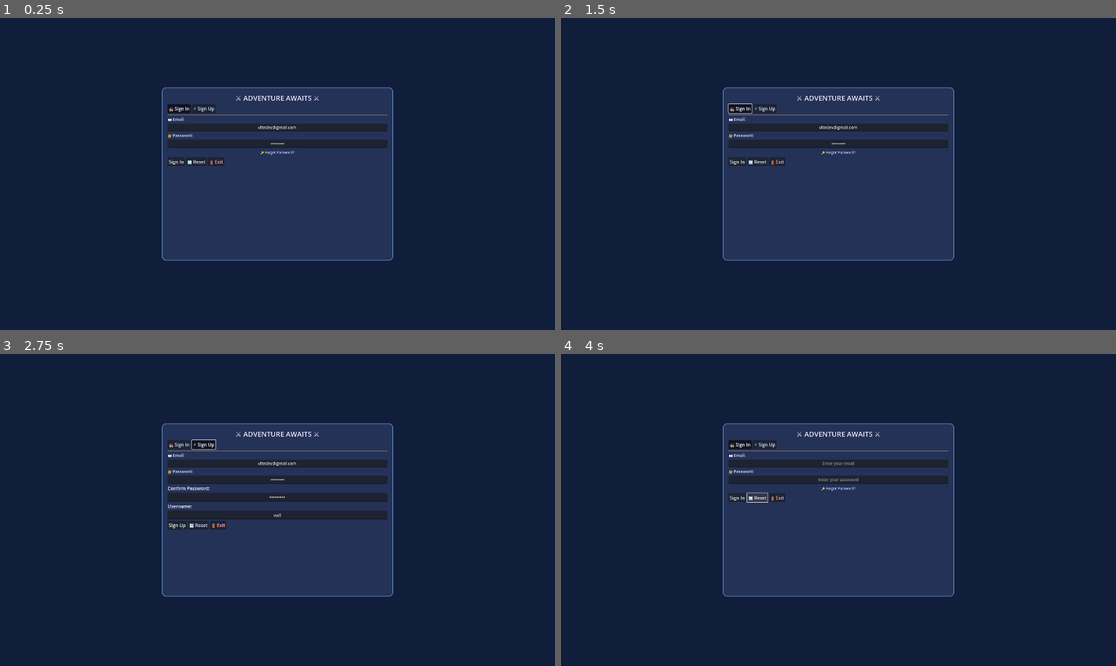
Above: before the commit, frames 1-4 (two rows, left to right).
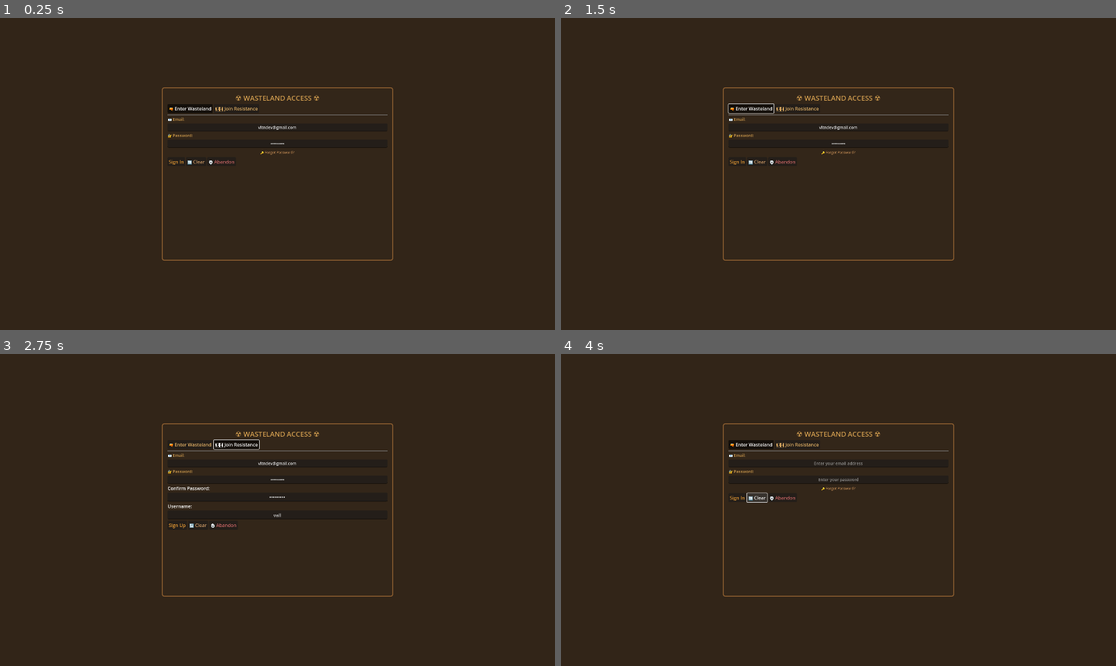
Above: after the commit, the same moments.

Repository: kreanimator/Godot_AWS_Client
Game: Godot game, scene res://scenes/UI/auth_screen.tscn
Two runs of this game, one before a commit and one after it. Both use one fixed random seed, a clock stepped at 60 frames per second and the inputs below.
Inputs:
- Up to frame 1 (0.25 s): no input
- Up to frame 2 (1.5 s): click "🏰 Sign In" (after the commit: "🔫 Enter Wasteland") at 0.5 s; click "🏰 Sign In" (after the commit: "🔫 Enter Wasteland") at 1.25 s
- Up to frame 3 (2.75 s): click "⚡ Sign Up" (after the commit: "🏗️ Join Resistance") at 2 s
- Up to frame 4 (4 s): click "Sign Up" at 2.75 s; click "🔄 Reset" (after the commit: "🔄 Clear") at 3.5 s

The runs differ from the first frame. In frame 1, 100% of the frame differs, in the area x 0-100%, y 0-100%; in frame 2, 100%; in frame 3, 100%; in frame 4, 100%.

Commit message:
Restyling

Diff:
--- a/scenes/UI/auth_screen.tscn
+++ b/scenes/UI/auth_screen.tscn
@@ -3,16 +3,16 @@
 [ext_resource type="Script" uid="uid://wwpoi3g4rgm4" path="res://scripts/auth_screen.gd" id="1_0x1y2"]
 
 [sub_resource type="StyleBoxFlat" id="StyleBoxFlat_1"]
-bg_color = Color(0.15, 0.2, 0.35, 0.95)
-border_width_left = 2
-border_width_top = 2
-border_width_right = 2
-border_width_bottom = 2
-border_color = Color(0.4, 0.6, 0.8, 1)
-corner_radius_top_left = 15
-corner_radius_top_right = 15
-corner_radius_bottom_right = 15
-corner_radius_bottom_left = 15
+bg_color = Color(0.2, 0.15, 0.1, 0.95)
+border_width_left = 3
+border_width_top = 3
+border_width_right = 3
+border_width_bottom = 3
+border_color = Color(0.6, 0.4, 0.2, 1)
+corner_radius_top_left = 8
+corner_radius_top_right = 8
+corner_radius_bottom_right = 8
+corner_radius_bottom_left = 8
 
 [node name="AuthScreen" type="Control"]
 layout_mode = 3
@@ -30,7 +30,7 @@
 anchor_bottom = 1.0
 grow_horizontal = 2
 grow_vertical = 2
-color = Color(0.05, 0.1, 0.2, 1)
+color = Color(0.15, 0.1, 0.05, 1)
 
 [node name="BackgroundPattern" type="ColorRect" parent="."]
 layout_mode = 1
@@ -39,7 +39,16 @@
 anchor_bottom = 1.0
 grow_horizontal = 2
 grow_vertical = 2
-color = Color(0.1, 0.15, 0.3, 0.3)
+color = Color(0.2, 0.15, 0.1, 0.4)
+
+[node name="DustOverlay" type="ColorRect" parent="."]
+layout_mode = 1
+anchors_preset = 15
+anchor_right = 1.0
+anchor_bottom = 1.0
+grow_horizontal = 2
+grow_vertical = 2
+color = Color(0.3, 0.25, 0.2, 0.2)
 
 [node name="AuthPanel" type="Panel" parent="."]
 layout_mode = 1
@@ -70,11 +79,11 @@
 
 [node name="Header" type="Label" parent="AuthPanel/VBoxContainer"]
 layout_mode = 2
-text = "⚔️ ADVENTURE AWAITS ⚔️"
+text = "☢️ WASTELAND ACCESS ☢️"
 horizontal_alignment = 1
 vertical_alignment = 1
 theme_override_font_sizes/font_size = 24
-theme_override_colors/font_color = Color(0.9, 0.9, 1, 1)
+theme_override_colors/font_color = Color(0.8, 0.6, 0.3, 1)
 
 [node name="ModeToggle" type="HBoxContainer" parent="AuthPanel/VBoxContainer"]
 layout_mode = 2
@@ -83,16 +92,16 @@
 layout_mode = 2
 toggle_mode = true
 button_pressed = true
-text = "🏰 Sign In"
-theme_override_font_sizes/font_size = 16
-theme_override_colors/font_color = Color(0.8, 0.9, 1, 1)
+text = "🔫 Enter Wasteland"
+theme_override_font_sizes/font_size = 16
+theme_override_colors/font_color = Color(0.9, 0.7, 0.4, 1)
 
 [node name="SignUpTab" type="Button" parent="AuthPanel/VBoxContainer/ModeToggle"]
 layout_mode = 2
 toggle_mode = true
-text = "⚡ Sign Up"
-theme_override_font_sizes/font_size = 16
-theme_override_colors/font_color = Color(0.8, 0.9, 1, 1)
+text = "🏗️ Join Resistance"
+theme_override_font_sizes/font_size = 16
+theme_override_colors/font_color = Color(0.9, 0.7, 0.4, 1)
 
 [node name="HSeparator" type="HSeparator" parent="AuthPanel/VBoxContainer"]
 layout_mode = 2
@@ -104,11 +113,11 @@
 layout_mode = 2
 text = "📧 Email:"
 theme_override_font_sizes/font_size = 14
-theme_override_colors/font_color = Color(0.9, 0.9, 1, 1)
+theme_override_colors/font_color = Color(0.8, 0.6, 0.3, 1)
 
 [node name="Email" type="LineEdit" parent="AuthPanel/VBoxContainer/FormContainer"]
 layout_mode = 2
-placeholder_text = "Enter your email"
+placeholder_text = "Enter your email address"
 alignment = 1
 theme_override_font_sizes/font_size = 14
 
@@ -116,7 +125,7 @@
 layout_mode = 2
 text = "🔐 Password:"
 theme_override_font_sizes/font_size = 14
-theme_override_colors/font_color = Color(0.9, 0.9, 1, 1)
+theme_override_colors/font_color = Color(0.8, 0.6, 0.3, 1)
 
 [node name="Password" type="LineEdit" parent="AuthPanel/VBoxContainer/FormContainer"]
 layout_mode = 2
@@ -129,7 +138,7 @@
 layout_mode = 2
 text = "🔑 Forgot Password?"
 theme_override_font_sizes/font_size = 12
-theme_override_colors/font_color = Color(0.8, 0.8, 1, 1)
+theme_override_colors/font_color = Color(0.7, 0.5, 0.3, 1)
 flat = true
 
 [node name="ConfirmPasswordLabel" type="Label" parent="AuthPanel/VBoxContainer/FormContainer"]
@@ -166,26 +175,26 @@
 
 [node name="SubmitButton" type="Button" parent="AuthPanel/VBoxContainer/ButtonContainer"]
 layout_mode = 2
-text = "⚔️ Enter Adventure"
-theme_override_font_sizes/font_size = 16
-theme_override_colors/font_color = Color(0.9, 1, 0.9, 1)
+text = "☢️ Enter Wasteland"
+theme_override_font_sizes/font_size = 16
+theme_override_colors/font_color = Color(0.9, 0.6, 0.2, 1)
 
 [node name="CancelButton" type="Button" parent="AuthPanel/VBoxContainer/ButtonContainer"]
 layout_mode = 2
-text = "🔄 Reset"
-theme_override_font_sizes/font_size = 16
-theme_override_colors/font_color = Color(0.9, 0.9, 1, 1)
+text = "🔄 Clear"
+theme_override_font_sizes/font_size = 16
+theme_override_colors/font_color = Color(0.8, 0.6, 0.4, 1)
 
 [node name="ExitButton" type="Button" parent="AuthPanel/VBoxContainer/ButtonContainer"]
 layout_mode = 2
-text = "🚪 Exit"
-theme_override_font_sizes/font_size = 16
-theme_override_colors/font_color = Color(1, 0.7, 0.7, 1)
+text = "💀 Abandon"
+theme_override_font_sizes/font_size = 16
+theme_override_colors/font_color = Color(0.8, 0.4, 0.4, 1)
 
 [node name="LoadingLabel" type="Label" parent="AuthPanel/VBoxContainer"]
 visible = false
 layout_mode = 2
-text = "⚡ Preparing your adventure..."
+text = "☢️ Scanning wasteland..."
 horizontal_alignment = 1
 theme_override_font_sizes/font_size = 14
-theme_override_colors/font_color = Color(0.8, 0.9, 1, 1)
+theme_override_colors/font_color = Color(0.8, 0.6, 0.3, 1)
--- a/scenes/UI/main_menu.tscn
+++ b/scenes/UI/main_menu.tscn
@@ -18,7 +18,16 @@
 anchor_bottom = 1.0
 grow_horizontal = 2
 grow_vertical = 2
-color = Color(0.1, 0.1, 0.2, 1)
+color = Color(0.15, 0.1, 0.05, 1)
+
+[node name="DustOverlay" type="ColorRect" parent="."]
+layout_mode = 1
+anchors_preset = 15
+anchor_right = 1.0
+anchor_bottom = 1.0
+grow_horizontal = 2
+grow_vertical = 2
+color = Color(0.3, 0.25, 0.2, 0.3)
 
 [node name="VBoxContainer" type="VBoxContainer" parent="."]
 layout_mode = 1
@@ -36,29 +45,38 @@
 
 [node name="Title" type="Label" parent="VBoxContainer"]
 layout_mode = 2
-text = "Game Main Menu"
+text = "☢️ WASTELAND COMMAND ☢️"
 horizontal_alignment = 1
 vertical_alignment = 1
+theme_override_font_sizes/font_size = 24
+theme_override_colors/font_color = Color(0.8, 0.6, 0.3, 1)
 
 [node name="HSeparator" type="HSeparator" parent="VBoxContainer"]
 layout_mode = 2
 
 [node name="PlayButton" type="Button" parent="VBoxContainer"]
 layout_mode = 2
-text = "Play Game"
+text = "🚀 Launch Mission"
+theme_override_font_sizes/font_size = 16
+theme_override_colors/font_color = Color(0.9, 0.6, 0.2, 1)
 
 [node name="SettingsButton" type="Button" parent="VBoxContainer"]
 layout_mode = 2
-text = "Settings"
+text = "⚙️ Wasteland Config"
+theme_override_font_sizes/font_size = 16
+theme_override_colors/font_color = Color(0.8, 0.6, 0.4, 1)
 
 [node name="ProfileButton" type="Button" parent="VBoxContainer"]
 layout_mode = 2
-text = "Profile"
+text = "👤 Survivor Profile"
+theme_override_font_sizes/font_size = 16
+theme_override_colors/font_color = Color(0.8, 0.6, 0.4, 1)
 
 [node name="LogoutButton" type="Button" parent="VBoxContainer"]
-modulate = Color(1, 0.5, 0.5, 1)
 layout_mode = 2
-text = "Logout"
+text = "💀 Leave Wasteland"
+theme_override_font_sizes/font_size = 16
+theme_override_colors/font_color = Color(0.8, 0.4, 0.4, 1)
 
 [node name="UserInfoPanel" type="Panel" parent="."]
 layout_mode = 1
@@ -86,19 +104,20 @@
 [node name="UserDisplayName" type="Label" parent="UserInfoPanel/UserInfoVBox"]
 layout_mode = 2
 theme_override_font_sizes/font_size = 12
-text = "Welcome, User!"
+text = "👤 Survivor: Loading..."
 horizontal_alignment = 2
+theme_override_colors/font_color = Color(0.8, 0.6, 0.3, 1)
 
 [node name="UserIDLabel" type="Label" parent="UserInfoPanel/UserInfoVBox"]
-modulate = Color(0.7, 0.7, 0.7, 1)
 layout_mode = 2
 theme_override_font_sizes/font_size = 10
-text = "ID: Loading..."
+text = "🆔 ID: Loading..."
 horizontal_alignment = 2
+theme_override_colors/font_color = Color(0.6, 0.5, 0.3, 1)
 
 [node name="UserEmailLabel" type="Label" parent="UserInfoPanel/UserInfoVBox"]
-modulate = Color(0.7, 0.7, 0.7, 1)
 layout_mode = 2
 theme_override_font_sizes/font_size = 10
-text = "Email: Loading..."
+text = "📧 Email: Loading..."
 horizontal_alignment = 2
+theme_override_colors/font_color = Color(0.6, 0.5, 0.3, 1)
--- a/scenes/UI/password_reset_dialog.tscn
+++ b/scenes/UI/password_reset_dialog.tscn
@@ -3,16 +3,16 @@
 [ext_resource type="Script" path="res://scripts/password_reset_dialog.gd" id="1_0x1y2"]
 
 [sub_resource type="StyleBoxFlat" id="StyleBoxFlat_1"]
-bg_color = Color(0.15, 0.2, 0.35, 0.95)
-border_width_left = 2
-border_width_top = 2
-border_width_right = 2
-border_width_bottom = 2
-border_color = Color(0.4, 0.6, 0.8, 1)
-corner_radius_top_left = 15
-corner_radius_top_right = 15
-corner_radius_bottom_right = 15
-corner_radius_bottom_left = 15
+bg_color = Color(0.2, 0.15, 0.1, 0.95)
+border_width_left = 3
+border_width_top = 3
+border_width_right = 3
+border_width_bottom = 3
+border_color = Color(0.6, 0.4, 0.2, 1)
+corner_radius_top_left = 8
+corner_radius_top_right = 8
+corner_radius_bottom_right = 8
+corner_radius_bottom_left = 8
 
 [node name="PasswordResetDialog" type="AcceptDialog"]
 layout_mode = 3
@@ -50,14 +50,14 @@
 vertical_alignment = 1
 autowrap_mode = 3
 theme_override_font_sizes/font_size = 14
-theme_override_colors/font_color = Color(0.9, 0.9, 1, 1)
+theme_override_colors/font_color = Color(0.8, 0.6, 0.3, 1)
 
 [node name="EmailLabel" type="Label" parent="VBoxContainer"]
 layout_mode = 2
 text = "Email: user@example.com"
 horizontal_alignment = 1
 theme_override_font_sizes/font_size = 12
-theme_override_colors/font_color = Color(0.7, 0.8, 1, 1)
+theme_override_colors/font_color = Color(0.7, 0.5, 0.3, 1)
 
 [node name="HSeparator" type="HSeparator" parent="VBoxContainer"]
 layout_mode = 2
@@ -66,7 +66,7 @@
 layout_mode = 2
 text = "🔢 Verification Code:"
 theme_override_font_sizes/font_size = 14
-theme_override_colors/font_color = Color(0.9, 0.9, 1, 1)
+theme_override_colors/font_color = Color(0.8, 0.6, 0.3, 1)
 
 [node name="CodeField" type="LineEdit" parent="VBoxContainer"]
 layout_mode = 2
@@ -78,7 +78,7 @@
 layout_mode = 2
 text = "🔐 New Password:"
 theme_override_font_sizes/font_size = 14
-theme_override_colors/font_color = Color(0.9, 0.9, 1, 1)
+theme_override_colors/font_color = Color(0.8, 0.6, 0.3, 1)
 
 [node name="NewPasswordField" type="LineEdit" parent="VBoxContainer"]
 layout_mode = 2
@@ -90,7 +90,7 @@
 layout_mode = 2
 text = "🔐 Confirm Password:"
 theme_override_font_sizes/font_size = 14
-theme_override_colors/font_color = Color(0.9, 0.9, 1, 1)
+theme_override_colors/font_color = Color(0.8, 0.6, 0.3, 1)
 
 [node name="ConfirmPasswordField" type="LineEdit" parent="VBoxContainer"]
 layout_mode = 2
